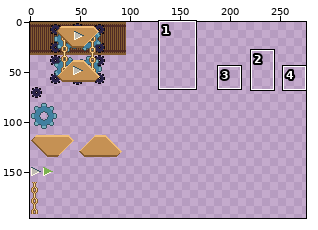
Pixel-art file -- tex/PaddleHolderTop.aseprite. Above: a wide view before the commit, with the close-up outlined.
Close-up. The starting point:
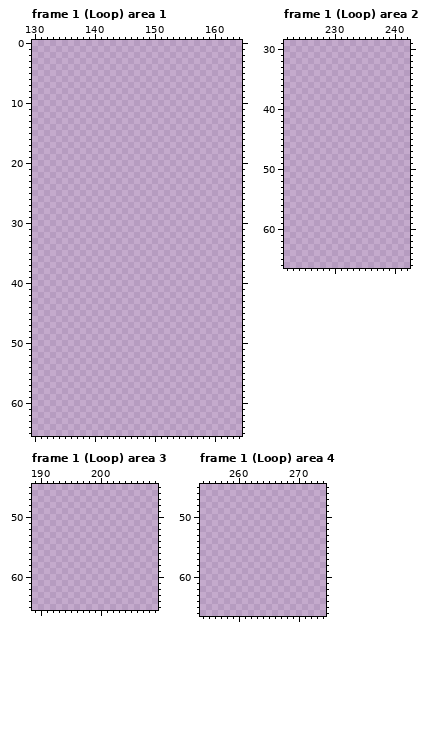
288x384 pixels, 7 frames. Shown: frame 1 (Loop) area 1: x 130..164, y 0..65; frame 1 (Loop) area 2: x 222..242, y 29..66; frame 1 (Loop) area 3: x 189..209, y 45..65; frame 1 (Loop) area 4: x 254..274, y 45..66. The wide view leaves out empty margins. The commit also changed other frames or places, which this record leaves out.
After:
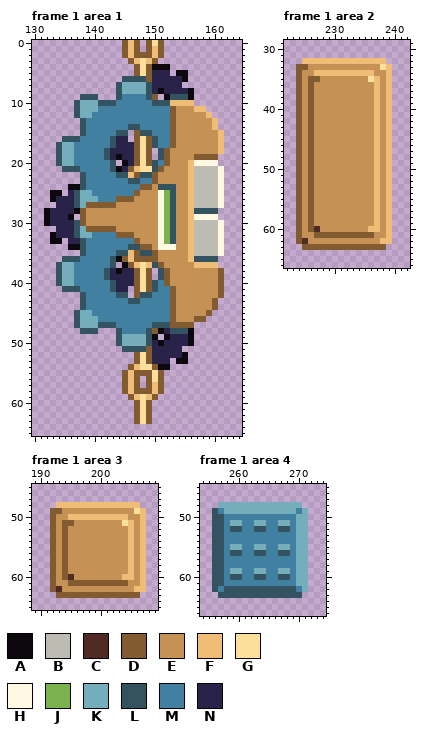
Palette (. is transparent): A #0d080d  B #bebbb2  C #4f2b24  D #825b31  E #c59154  F #f0bd77  G #fbdf9b  H #fff9e4  J #7bb24e  K #74adbb  L #32535f  M #4180a0  N #2a2349
Diff:
layer "BlockSmall" added
layer "BlockLarge" added
layer "BlockArmor" added
layer "PaddleSheet" now shown
layer "Layer 3" now shown
layer "Chain Copy Copy" now shown
layer "Layer 2" now shown
layer "Layer 2 Copy" now shown
layer "Paddle" now shown
Changed rows in their new state; - is an unchanged pixel.
Frame 1 area 1:
first column x 132:
 0 -------------DFD-DGD----------
 1 -------------DFD-DFD----------
 2 -------------DFDDDFD----------
 3 --------------DFGFD-----------
 4 ---------------DGDAAA---------
 5 ---------------DGDNNN-AA------
 6 -------------LLLLDNNNNNA------
 7 ------------LKKKKLNNNNN-------
 8 ------------LKKKKLNANNNNA-----
 9 ------LLL---LMMMMLD-ALLLA-----
10 -----LKKKLLLMMMMMMLLLFFFF-----
11 -----LKKKMMMMMMMMMMMMDEEEFF---
12 -----LKKMMMMMMMMMMMMMDEEEEEF--
13 ------LMMMMMMMMMMMMMMDEEEEEEF-
14 ------LMMMMMMMLLMMMMMDEEEEEEF-
15 ------LMMMMMLL-DLLMMMDEEEEEEEF
16 ---LLLMMMMMLNN-DGDLMMDEEEEEEEF
17 --LKKMMMMMMLNNNDGDLMMDEEEEEEEF
18 --LKKMMMMMLNNNNDGD-LDEEEEEEEEF
19 --LKKMMMMMLNANNDGD-LDEEEEDDDD-
20 --LKKMMMMMML-ANDGDLMDEEEFHHHH-
21 ---LLLMMMMMLANDFGGLDEEEEFBBBBH
22 ------LMMMMMLLFDLLDEEEEEFBBBBH
23 ------LMMMMMMMLLMMDEEEEEFBBBBH
24 ----AALMMMMMMMMMDDELLLEEFBBBBH
25 -AA-NLKKMMMMMMMDEEEHJLEEFBBBBH
26 -ANNNLKKKMMMDDDEEEEHJLEEFBBBBH
27 --NNNLKDDDDDEEEEEEEHJLEEFBBBBH
28 ANNNNADEEEEEEEEEEEEHJLEEFLLLL-
29 ANNNA-DEEEEEEEEEEEEHJLEEFHHHH-
30 ANNNNLDEEEEEEEEEEEEHJLEEFBBBBH
31 --NNNLKDDDDDEEEEEEEHJLEEFBBBBH
32 -ANNNLKKMMMMDDDEEEEHJLEEFBBBBH
33 -AA-NNLMMMMMMMMDEEEHJLEEFBBBBH
34 ----AALMMMMMMMLLDDEHHHEEFBBBBH
35 ------LMMMMMLLFDLLDEEEEEFBBBBH
36 ---LLLMMMMMLADFDDDDEEEEEFLLLL-
37 --LKKMMMMMML-ADFGFLDEEEEEFFFF-
38 --LKKMMMMMLNANNDGD-LDEEEEEEEED
39 --LKKMMMMMLNNNNDGD-LDEEEEEEEED
40 --LKKMMMMMMLNNNDGDLMDEEEEEEEED
41 ---LLLMMMMMLNN-DGDLMMDEEEEEEED
42 ------LMMMMMLL-DLLMMMDEEEEEEED
43 ------LMMMMMMMLLMMMMMDEEEEEED-
44 ------LMMMMMMMMMMMMMMDEEEEEED-
45 -----LKKMMMMMMMMMMMMMDEEEEED--
46 -----LKKKMMMMMMMMMMMMDEEEDD---
47 -----LKKKLLLMMMMMMLLLDDDD-----
48 ------LLL---LMMMMLDANLLLA-----
49 ------------LKKKKLA-ANNNA-----
50 ------------LKKKKLNANNNNA-----
51 -------------LLLLDNNNNN-------
52 ---------------DGDNNNNNA------
53 ---------------DGDNNN-AA------
54 --------------DFGGDAA---------
55 -------------DFDDDGD----------
56 -------------DFD-DGD----------
57 -------------DFD-DFD----------
58 -------------DFDDDFD----------
59 --------------DFGFD-----------
60 ---------------DGD------------
61 ---------------DGD------------
62 ---------------DGD------------
63 ---------------DGD------------
Frame 1 area 2, layer "BlockLarge":
first column x 224:
32 -FFFFFFFFFFFFFF-
33 DDEEEEEEEEEEEEGF
34 DEEFFFFFFFFFFEEF
35 DEDDEEEEEEEEGFEF
36 DEDEEEEEEEEEEFEF
37 DEDEEEEEEEEEEFEF
38 DEDEEEEEEEEEEFEF
39 DEDEEEEEEEEEEFEF
40 DEDEEEEEEEEEEFEF
41 DEDEEEEEEEEEEFEF
42 DEDEEEEEEEEEEFEF
43 DEDEEEEEEEEEEFEF
44 DEDEEEEEEEEEEFEF
45 DEDEEEEEEEEEEFEF
46 DEDEEEEEEEEEEFEF
47 DEDEEEEEEEEEEFEF
48 DEDEEEEEEEEEEFEF
49 DEDEEEEEEEEEEFEF
50 DEDEEEEEEEEEEFEF
51 DEDEEEEEEEEEEFEF
52 DEDEEEEEEEEEEFEF
53 DEDEEEEEEEEEEFEF
54 DEDEEEEEEEEEEFEF
55 DEDEEEEEEEEEEFEF
56 DEDEEEEEEEEEEFEF
57 DEDEEEEEEEEEEFEF
58 DEDEEEEEEEEEEFEF
59 DEDEEEEEEEEEEFEF
60 DEDCEEEEEEEEFFEF
61 DEEDDDDDDDDDDEEF
62 DCEEEEEEEEEEEEFF
63 -DDDDDDDDDDDDDD-
Frame 1 area 3, layer "BlockSmall":
first column x 192:
48 -FFFFFFFFFFFFFF-
49 DDEEEEEEEEEEEEGF
50 DEEFFFFFFFFFFEEF
51 DEDDEEEEEEEEGFEF
52 DEDEEEEEEEEEEFEF
53 DEDEEEEEEEEEEFEF
54 DEDEEEEEEEEEEFEF
55 DEDEEEEEEEEEEFEF
56 DEDEEEEEEEEEEFEF
57 DEDEEEEEEEEEEFEF
58 DEDEEEEEEEEEEFEF
59 DEDEEEEEEEEEEFEF
60 DEDCEEEEEEEEFFEF
61 DEEDDDDDDDDDDEEF
62 DCEEEEEEEEEEEEFF
63 -DDDDDDDDDDDDDD-
Frame 1 area 4, layer "BlockArmor":
first column x 256:
48 -KKKKKKKKKKKKKK-
49 LMKKKKKKKKKKKKMK
50 LLMMMMMMMMMMMMKK
51 LLMKKMMKKMMKKMKK
52 LLMLLMMLLMMLLMKK
53 LLMMMMMMMMMMMMKK
54 LLMMMMMMMMMMMMKK
55 LLMKKMMKKMMKKMKK
56 LLMLLMMLLMMLLMKK
57 LLMMMMMMMMMMMMKK
58 LLMMMMMMMMMMMMKK
59 LLMKKMMKKMMKKMKK
60 LLMLLMMLLMMLLMKK
61 LLMMMMMMMMMMMMKK
62 LMLLLLLLLLLLLLMK
63 -LLLLLLLLLLLLLL-
Pixel boxes of the changes (left, top, right, bottom) in both close-ups:
added: (44, 40, 224, 424)
added: (296, 58, 392, 250)
added: (50, 502, 146, 598)
added: (212, 502, 308, 598)
